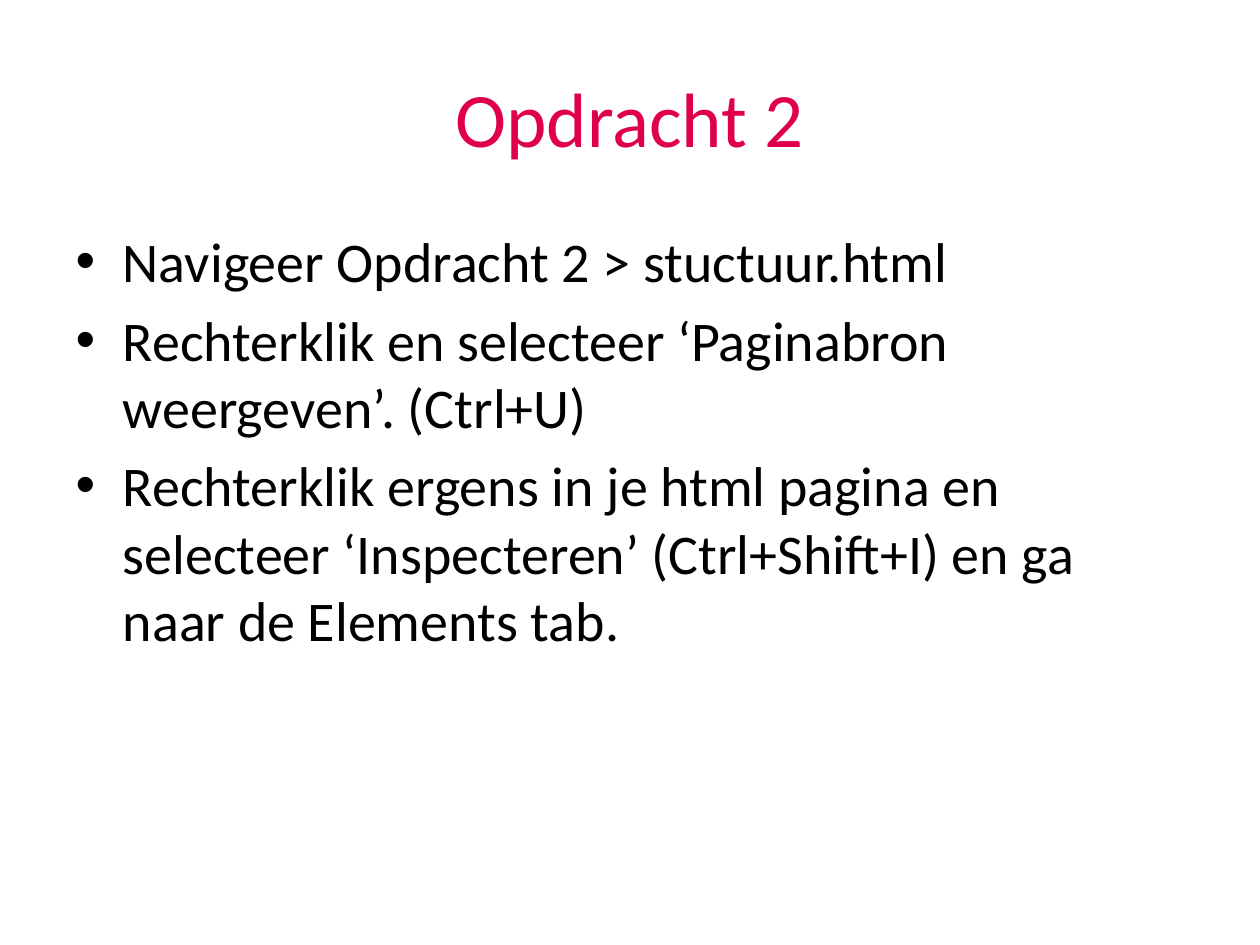
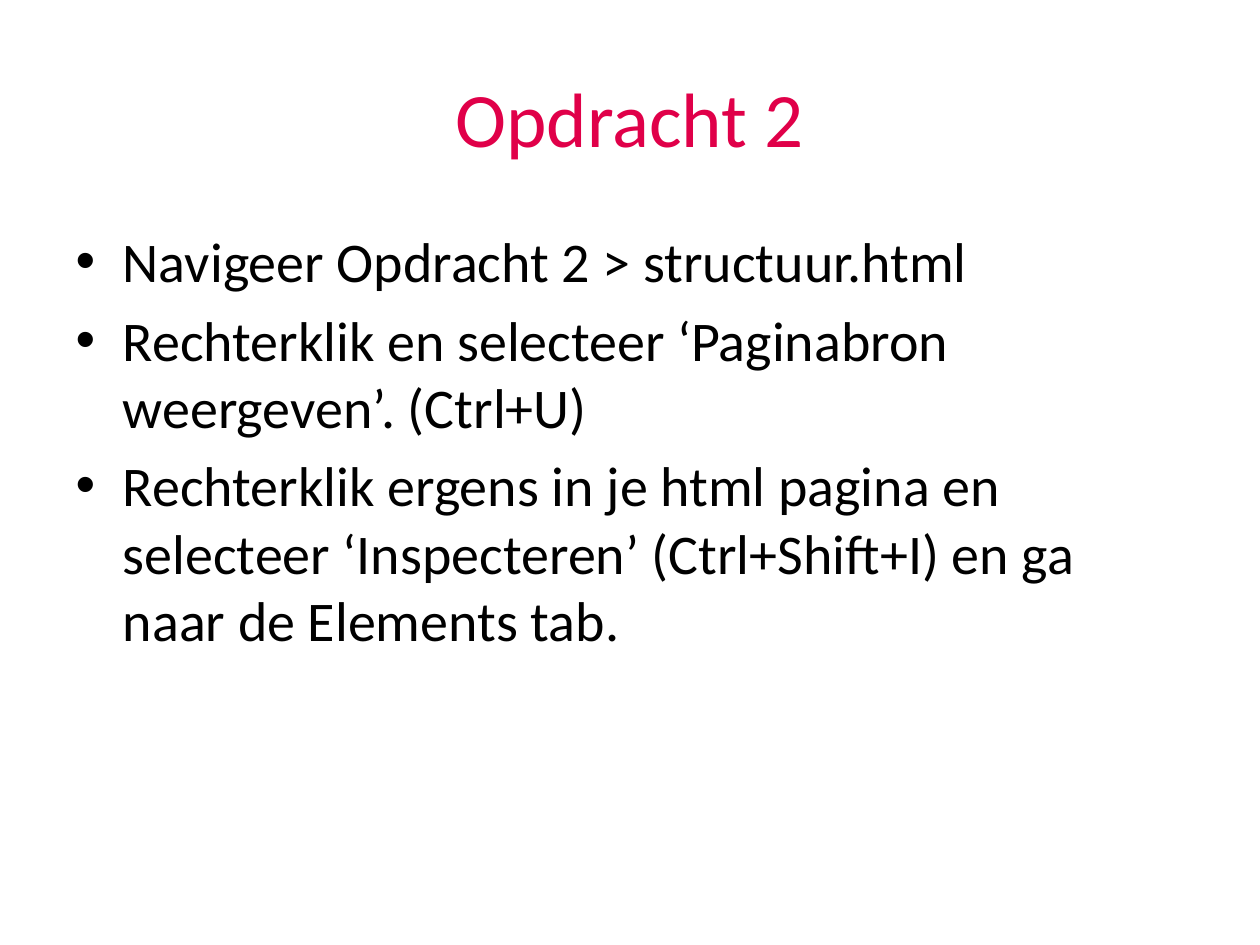
Before and after one commit to Belitili/Workshop-IntroHTML-CSS, a slide deck: slide 15 of Workshop werkdocumenten/Intro HTML en CSS.pptx. Drawn at 1260x945 pixels with LibreOffice and Linux fonts; fonts in the diff are those of the drawing. Boxes give left, top, right and bottom in pixels: in the first picture for what was removed or moved away, otherwise in the second. Text is boxed around its words. In the diff, an @@ line names an element or a change of style, - is before the commit and + after.

Commit message:
spelling mistake

```diff
--- a/Workshop werkdocumenten/Intro HTML en CSS.pptx
+++ b/Workshop werkdocumenten/Intro HTML en CSS.pptx
@@ text at <box>123,243,966,292</box>: text changed @@
-• Navigeer Opdracht 2 > stuctuur.html
+• Navigeer Opdracht 2 > structuur.html
```
